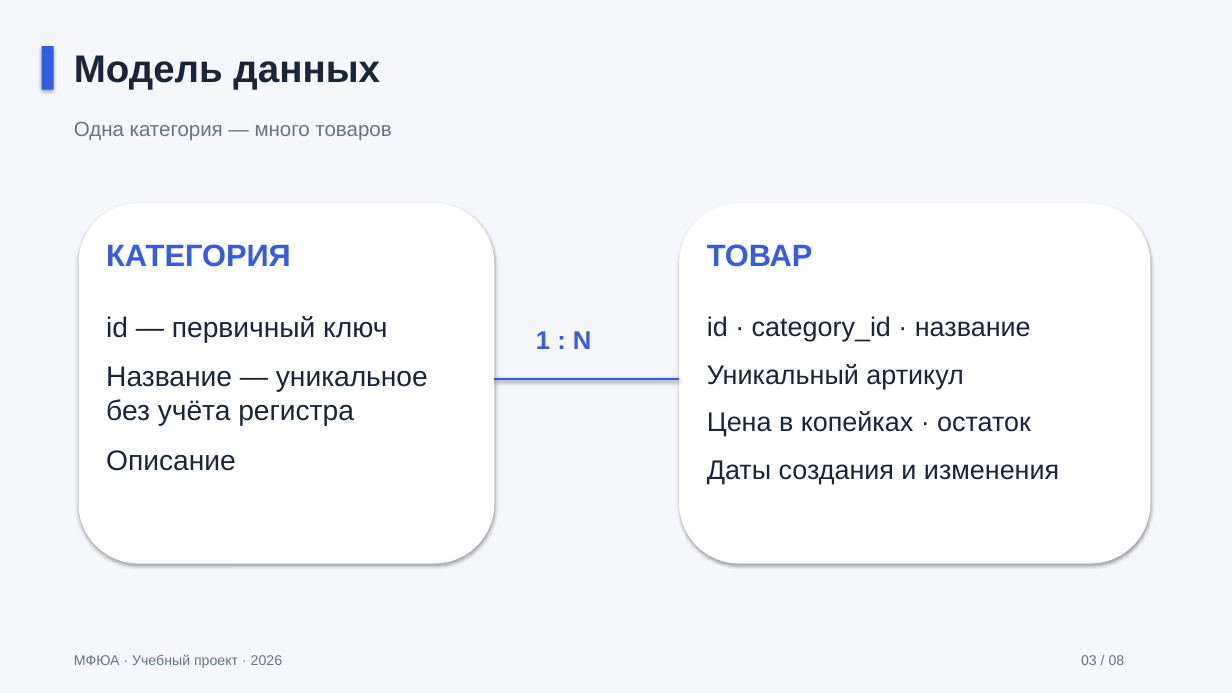
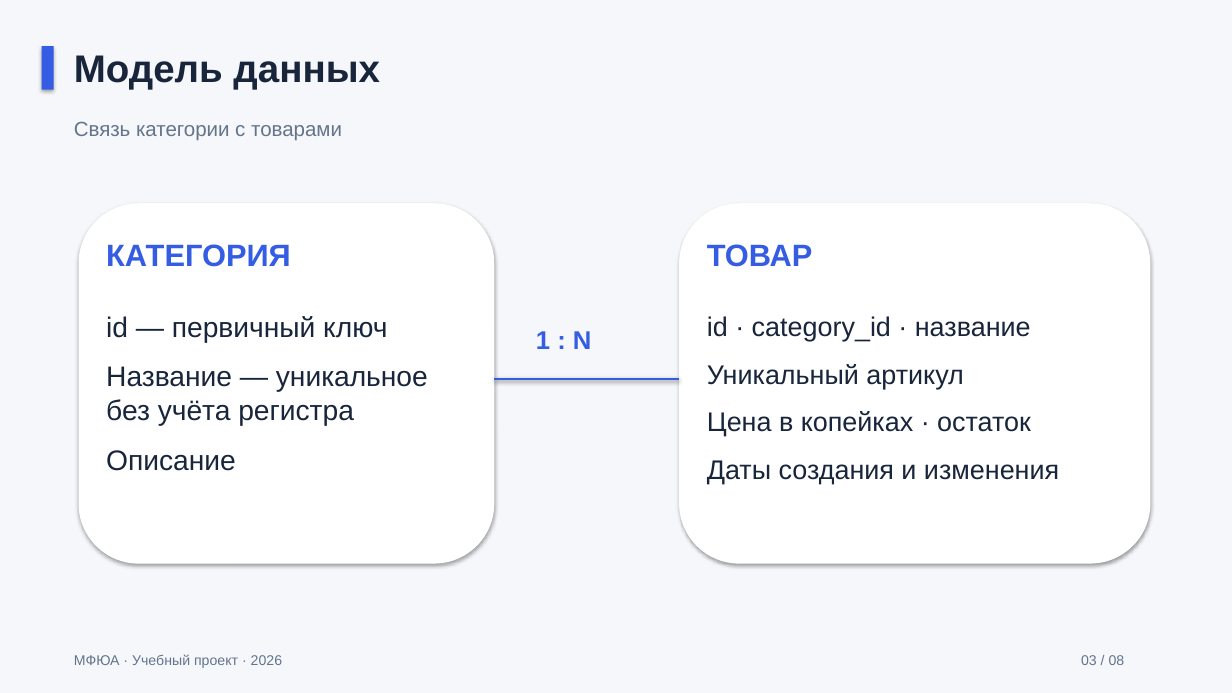
Before and after one commit to Koryza/kyyyyyrsach, a slide deck: slide 3 of docs/defense/catalog_defense.pptx. Drawn at 1232x693 pixels with LibreOffice and Linux fonts; fonts in the diff are those of the drawing. Boxes give left, top, right and bottom in pixels: in the first picture for what was removed or moved away, otherwise in the second. Text is boxed around its words. In the diff, an @@ line names an element or a change of style, - is before the commit and + after.

```diff
--- a/docs/defense/catalog_defense.pptx
+++ b/docs/defense/catalog_defense.pptx
@@ text at [74, 121, 342, 140]: text changed @@
-Одна категория — много товаров
+Связь категории с товарами
```
Also in this commit, not shown: 4 other slides changed, 23 other files.
